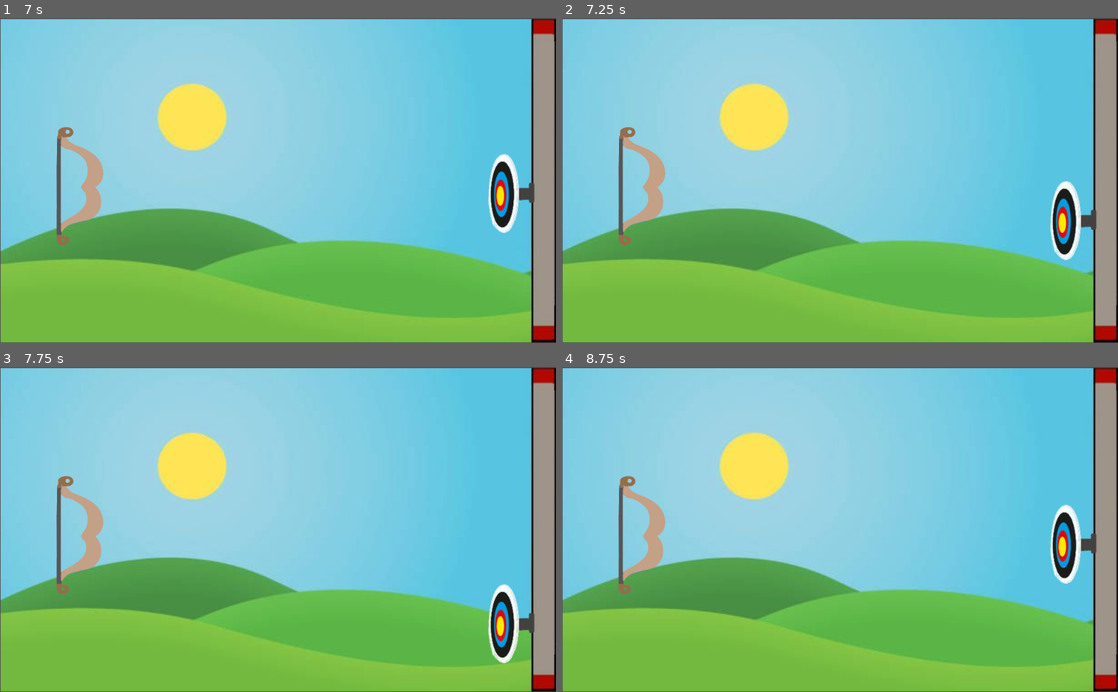
Above: before the commit, frames 1-4 (two rows, left to right).
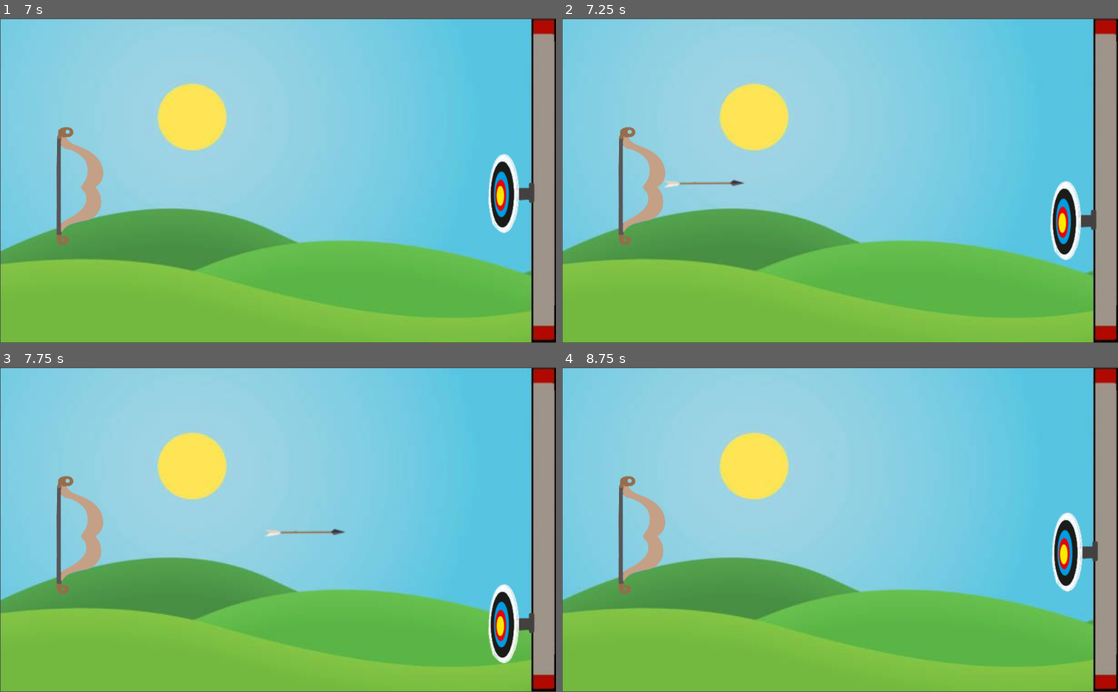
Above: after the commit, the same moments.

Repository: brunocordioli072/NotSoCreativeArcheryGame
Game: Godot game, scene res://Fundo.tscn
Same seed, same stepped clock (60 frames per second), same inputs: the game is played once before the commit and once after it.
Inputs (mouse positions are in pixels of both pictures, inside the frame that each line leads up to):
- Up to frame 1 (7 s): hold Right (ui_right) 0.53-2 s; click (278, 232) at 2 s; hold Left (ui_left) 2.78-5.03 s; tap Enter at 3.5, 5 s; tap Space at 4.25 s; hold Right (ui_right) from 5.03 s (still down)
- Up to frame 2 (7.25 s): keep holding Right (ui_right)
- Up to frame 3 (7.75 s): keep holding Right (ui_right)
- Up to frame 4 (8.75 s): keep holding Right (ui_right)

Frame 1 is identical in both runs. In frame 2, 0.2% of the frame differs, in the area x 18-33%, y 49-53%; in frame 3, 0.2%; in frame 4, 1.1%, in the area x 87-97%, y 42-70%.

Commit message:
feat: implement auto restart after arrow throw

Diff:
--- a/Arrow.gd
+++ b/Arrow.gd
@@ -1,16 +1,30 @@
 extends KinematicBody2D
 export(int) var SPEED: int = 0
-export(int) var VICTORY: int = 0
+export(int) var VICTORY: bool = false
 
 var velocity = Vector2()
 
+var count = 0
+var start_counting = false
+var initial_position = Vector2()
+
+func _ready():
+	initial_position = global_position
+
 func _physics_process(delta):
+	if count == 120:
+		global_position = initial_position
+		velocity = Vector2()
+
+	if start_counting == true and VICTORY != true:
+		count += 1
 
 	if Input.is_action_pressed("ui_right"):
+		start_counting = true
 		SPEED = 10
 		velocity = Vector2.RIGHT.normalized() * SPEED
 
+
 	var collision = move_and_collide(velocity)
-
 	if collision != null:
-		VICTORY = 1
+		VICTORY = true
--- a/Fundo.gd
+++ b/Fundo.gd
@@ -3,7 +3,7 @@
 
 func _process(delta):
 	var victory = get_node("Arrow").get("VICTORY")
-	if victory == 1:
+	if victory == true:
 		$Victory.visible = true
 	if Input.is_action_pressed("ui_left"):
 		get_tree().reload_current_scene()
Binary file removed: heart.png
